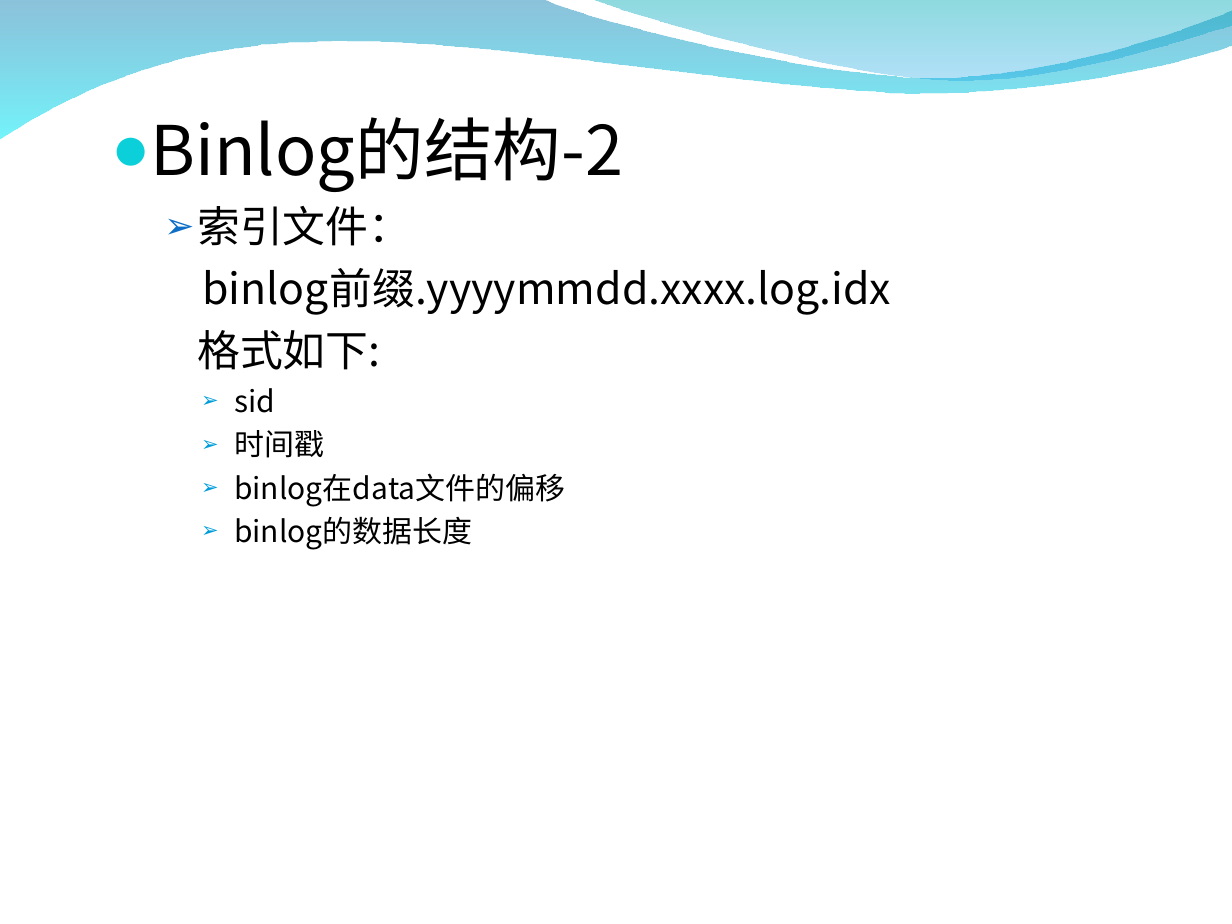
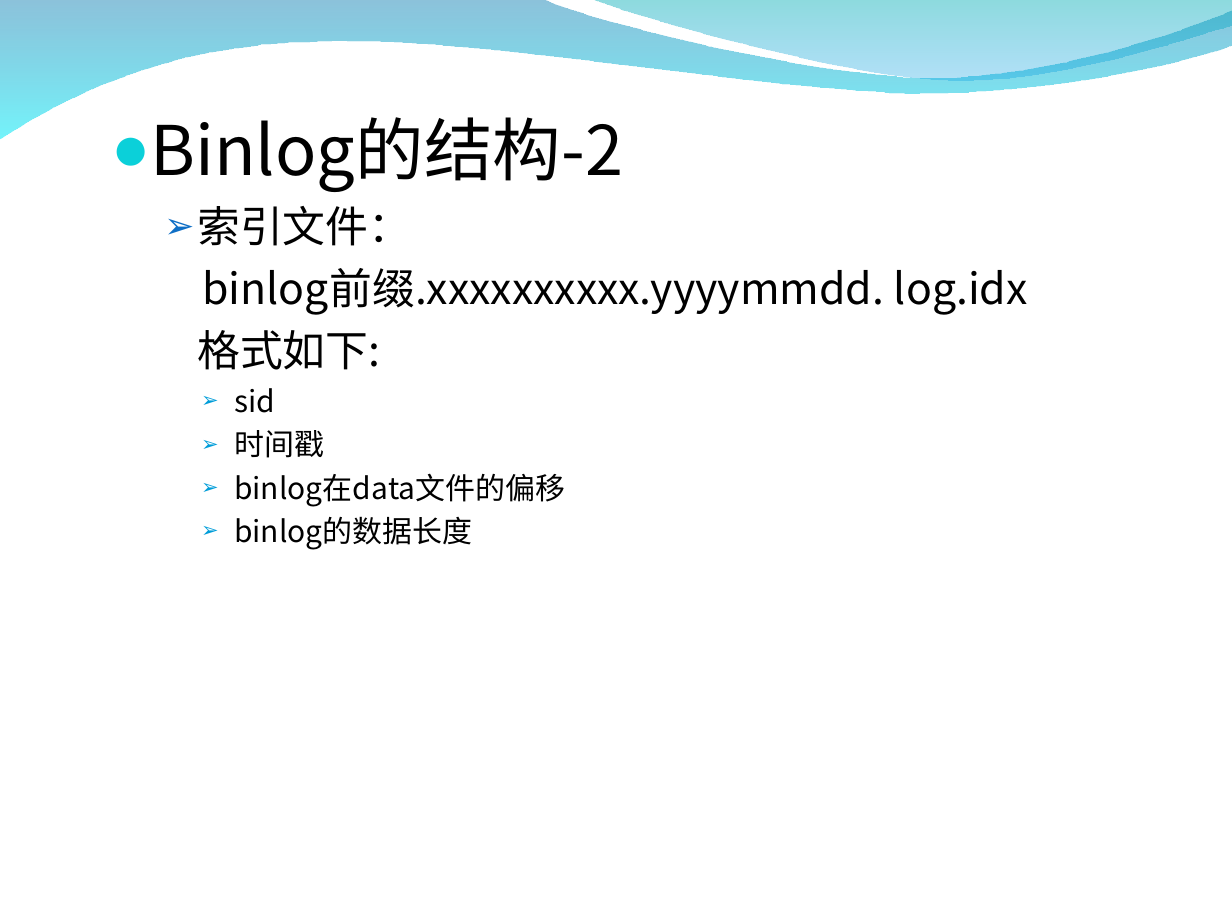
Before and after one commit to burstas/cwinux-mq, a slide deck: slide 27 of mq/doc/mq_introduce.ppt. Drawn at 1232x924 pixels with LibreOffice and Linux fonts; fonts in the diff are those of the drawing; background and template pictures are left out. Boxes give left, top, right and bottom in pixels: in the first picture for what was removed or moved away, otherwise in the second. Text is boxed around its words. In the diff, an @@ line names an element or a change of style, - is before the commit and + after.

```diff
--- a/mq/doc/mq_introduce.ppt
+++ b/mq/doc/mq_introduce.ppt
@@ text at box(202, 268, 1028, 315): text changed @@
-  binlog前缀.yyyymmdd.xxxx.log.idx
+  binlog前缀.xxxxxxxxxx.yyyymmdd. log.idx
```
Also in this commit, not shown: 5 other slides changed.
